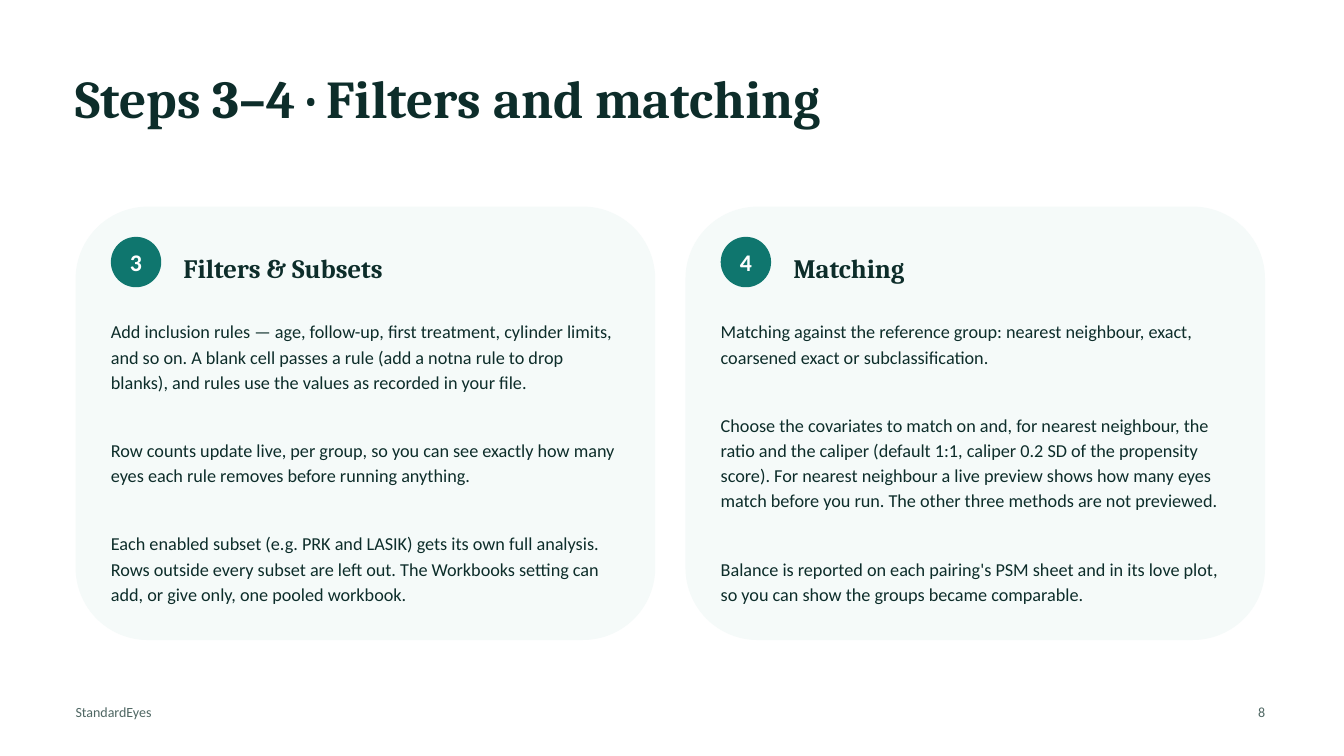
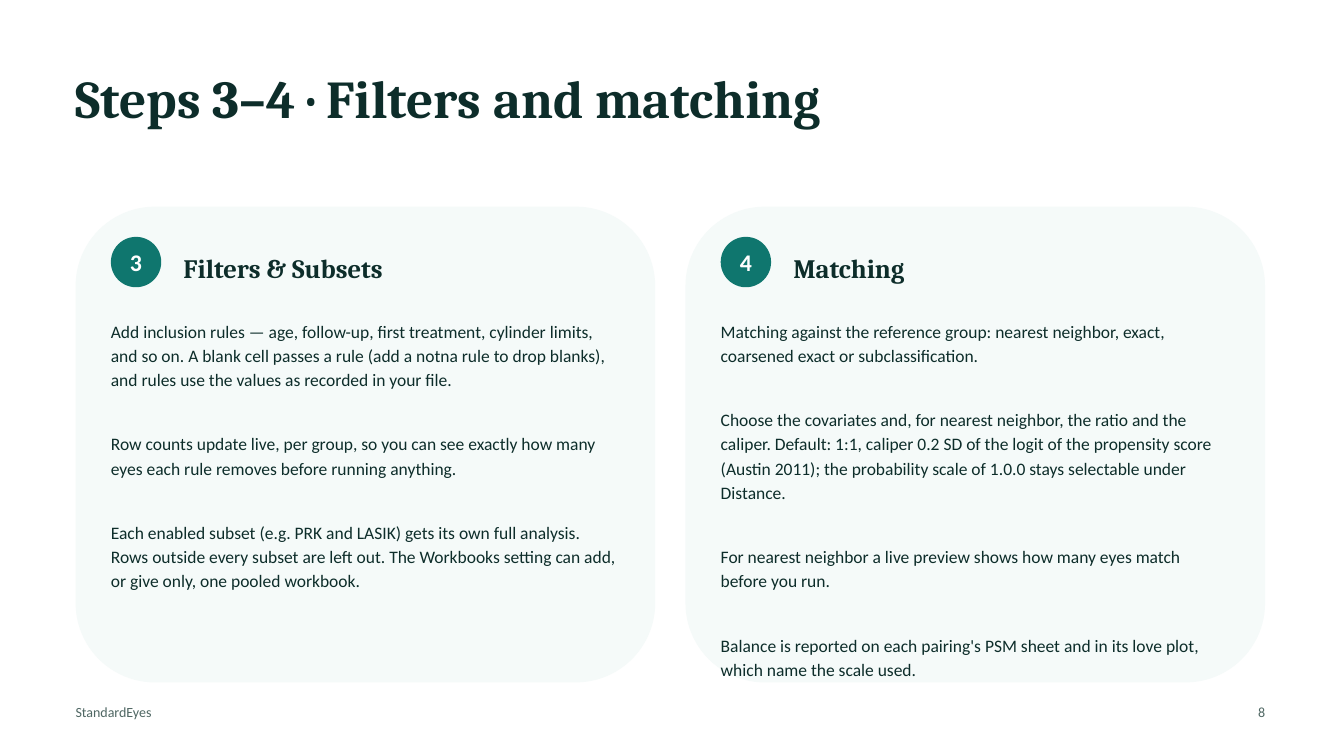
Before and after one commit to StandardEyes/standardeyes.github.io, a slide deck: slide 8 of User Manual - StandardEyes.pptx. Drawn at 1344x756 pixels with LibreOffice and Linux fonts; fonts in the diff are those of the drawing. Boxes give left, top, right and bottom in pixels: in the first picture for what was removed or moved away, otherwise in the second. Text is boxed around its words. In the diff, an @@ line names an element or a change of style, - is before the commit and + after.

```diff
--- a/User Manual - StandardEyes.pptx
+++ b/User Manual - StandardEyes.pptx
@@ rounded rectangle: place and size @@
-rounded rectangle at bbox=[76, 207, 655, 640]
+rounded rectangle at bbox=[76, 207, 655, 683]
@@ rounded rectangle: place and size @@
-rounded rectangle at bbox=[686, 207, 1265, 640]
+rounded rectangle at bbox=[686, 207, 1265, 683]
@@ text "Add inclusion rules — age, ..." at bbox=[111, 326, 615, 590]: size 13 to 12.5 pt; less space between paragraphs @@
@@ text at bbox=[721, 326, 1212, 676]: text changed; size 13 to 12.5 pt @@
-Matching against the reference group: nearest neighbour, exact, coarsened exact or subclassification.
-Choose the covariates to match on and, for nearest neighbour, the ratio and the caliper (default 1:1, caliper 0.2 SD of the propensity score). For nearest neighbour a live preview shows how many eyes match before you run. The other three methods are not previewed.
-Balance is reported on each pairing's PSM sheet and in its love plot, so you can show the groups became comparable.
+Matching against the reference group: nearest neighbor, exact, coarsened exact or subclassification.
+Choose the covariates and, for nearest neighbor, the ratio and the caliper. Default: 1:1, caliper 0.2 SD of the logit of the propensity score (Austin 2011); the probability scale of 1.0.0 stays selectable under Distance.
+For nearest neighbor a live preview shows how many eyes match before you run.
+Balance is reported on each pairing's PSM sheet and in its love plot, which name the scale used.
```
Also in this commit, not shown: 9 other slides changed, 1 slide added.
